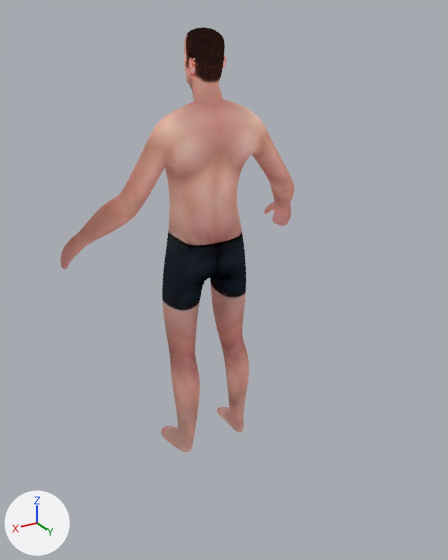
The Blender file Working/Police Officer John Cleese.blend: old version first, new version second.
Before and after are seen from a 50 mm lens placed at (1.28, 2.27, 2.01), pointed at (0.04, 0.19, 0.98). Every picture has the same lights, and +X, +Y and +Z are marked at lower left. The first picture is the older version.

In view in the first picture: 'Character_Killer_07.115', 'Character_Killer_07.116'.
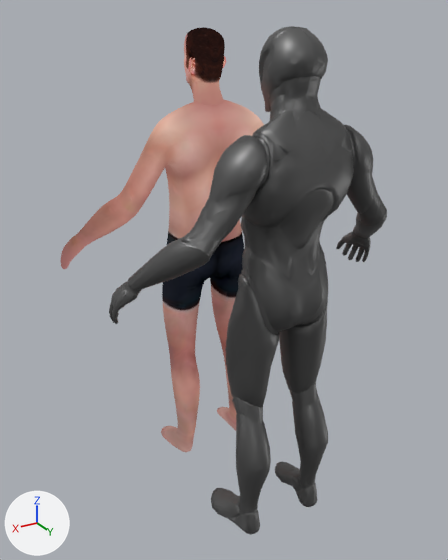
Location of each change, (x1, y1, x2, y2) in pixels of the pictures (448 x 560 px):
'Object_7.007', added: after (109, 26, 387, 535)

Diff of the bpy script that builds the scene:
```diff
--- a/Working/Police Officer John Cleese.blend.py
+++ b/Working/Police Officer John Cleese.blend.py
@@ mat_material @@
+mat_material = principled_material('Material')
+mat_material.base_color = (0.154, 0.154, 0.154)  # dark grey #6d6d6d
+mat_material.metallic = 0.846
@@ me_skm_manny_simple_manny_mat_01_0_007 @@
+me_skm_manny_simple_manny_mat_01_0_007.from_pydata(...)  # 5643 vertices, 9216 faces; spans x -55.0..55.0, y -28.0..14.0, z 0.0..180.0
+me_skm_manny_simple_manny_mat_01_0_007.materials.append(mat_material)  # dark grey #6d6d6d
@@ ob_object_7_007 @@
+ob_object_7_007 = bpy.data.objects.new('Object_7.007', me_skm_manny_simple_manny_mat_01_0_007)
+ob_object_7_007.location = (0.0, 0.575, 0.0)
+ob_object_7_007.scale = (0.0109, 0.0109, 0.0109)
```
